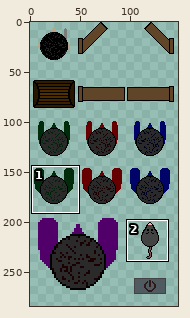
One commit to this sprite sheet: Assets/Sprites/Game Jam Sprites.png. Above: a wide view before the commit, with the close-up outlined.
Close-up. Old version:
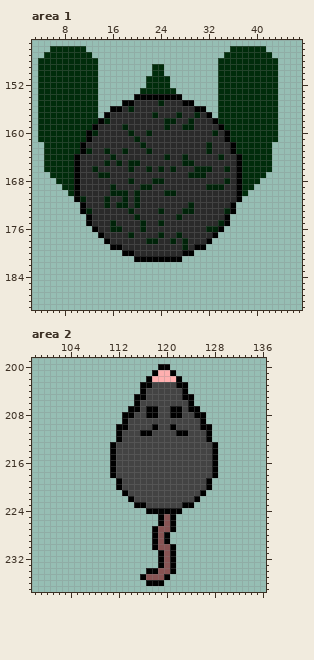
The file is 288x288 pixels. Colours within 5 levels of each other are drawn and written as one. Shown: area 1: x 3..47, y 145..189; area 2: x 98..136, y 199..237. The wide view leaves out empty margins. The commit also changed other parts of the picture, which this record leaves out.
Once edited:
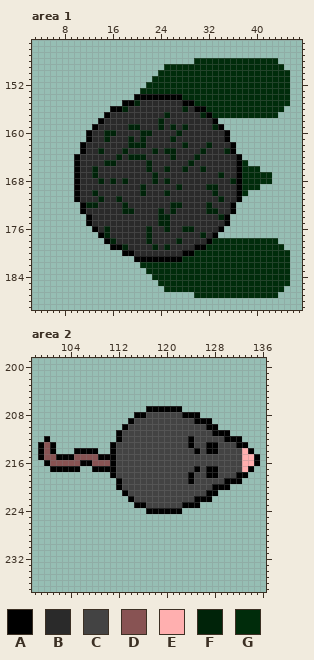
Palette (. is transparent): A #000000  B #2a2a2a  C #434343  D #885353  E #ffafaf  F #002309  G #002c0b
Changes in this commit:
Changed rows in their new state; - is an unchanged pixel.
Area 1:
first column x 4:
146 --......------------------------......----
147 -........----------------------........---
148 ..........----------------GGGG------------
149 ..........---------..GGGGGGGGG----------G-
150 ..........---------.-GGGGGGGGG----------GG
151 ..........--------.---GGGGGGGG----------GG
152 ..........------------GGGGGGGG----------GG
153 ..........-------------GGGGGGG----------GG
154 ..........--------------GGGGGG----------GG
155 ..........------F---B-----GGGG----------GG
156 ..........----FB--------F---GG----------G-
157 ..........---------B-F-B--BF-G------------
158 ..........-B--------FBB--B----..........--
159 .........-----BFF---FBF--B---F-.........--
160 ........-B-FF--B-F-----F-----B--........--
161 ........---F---FBF----F---------........--
162 -......--------FF-------F--------......---
163 -......-B-FB------BF-FF----FB--F-......---
164 -.....------BF-FFF---BF-B-F---B---.....---
165 -.....------FB-BB-F-----B----------....---
166 -.....---------B----BFB-F-B-B--B-----..---
167 --....---FBB-------F-----BBB--F-------G---
168 ---...----F-F-FB----BF---------BF----GG---
169 ----..------B-----B----F------B-----G-----
170 -----.---F--BBB-BF----B------F------------
171 -------B--FB-FB-B-------------F-----------
172 --------FF-B-B--B-----FF-B--F-------------
173 --------B-----F-------F-BB--FF-B----------
174 ----------------B---FF-B------F-----------
175 ------------B----B---F--------B-----------
176 -----------FBB---BF--F--FF--BB------------
177 -----------F---B--F-B--B---F--------------
178 ------------F------B--BFB----GGGGGGGGGGG--
179 --------------F----F-F--B---GGGGGGGGGGGGG-
180 --------------------------GGGGGGGGGGGGGGGG
181 ------------------------GGGGGGGGGGGGGGGGGG
182 -----------------GGGGGGGGGGGGGGGGGGGGGGGGG
183 ------------------GGGGGGGGGGGGGGGGGGGGGGGG
184 -------------------GGGGGGGGGGGGGGGGGGGGGGG
185 --------------------GGGGGGGGGGGGGGGGGGGGGG
186 ---------------------GGGGGGGGGGGGGGGGGGGG-
187 --------------------------GGGGGGGGGGGGGG--
Area 2:
first column x 99:
200 --------------------..---------------
201 -------------------....--------------
202 ------------------......-------------
203 -----------------........------------
204 -----------------........------------
205 ----------------..........-----------
206 ----------------..........-----------
207 ---------------...--AA--...----------
208 --------------..AACC--CCAA-.---------
209 --------------.A----------A-A--------
210 -------------.-----C--C----C-A-------
211 -----------------CC----CC---CAAA-----
212 -A-----------------------A--CCCAAA---
213 ADA----------------------A--A-CCCAA--
214 ADA---AAAA----------------A-A-CCCCEA-
215 ADDAAADDDDAA-----------------CCCCCEEA
216 -ADDDDDAADDD-----------------CCCCCEEA
217 --AAAAA--AAA--------------A-A-CCCCEA-
218 -------------------------A--A-CCCAA--
219 -------------------------A--CCCAAA---
220 ----------------------------CAAA-----
221 ---------------------------CAA-------
222 ---------------------------AA--------
223 --------------------------A----------
225 --------------------...--------------
226 --------------------...--------------
227 -------------------....--------------
228 -------------------...---------------
229 -------------------...---------------
230 -------------------....--------------
231 --------------------...--------------
232 --------------------...--------------
233 --------------------...--------------
234 ------------------.....--------------
235 -----------------.....---------------
236 ------------------...----------------
Changed places in both close-ups, as pixel boxes (x1, y1, x2, y2):
changed: (38, 46, 290, 298)
changed: (116, 364, 260, 508)
added: (38, 436, 110, 472)
erased: (140, 514, 176, 586)
